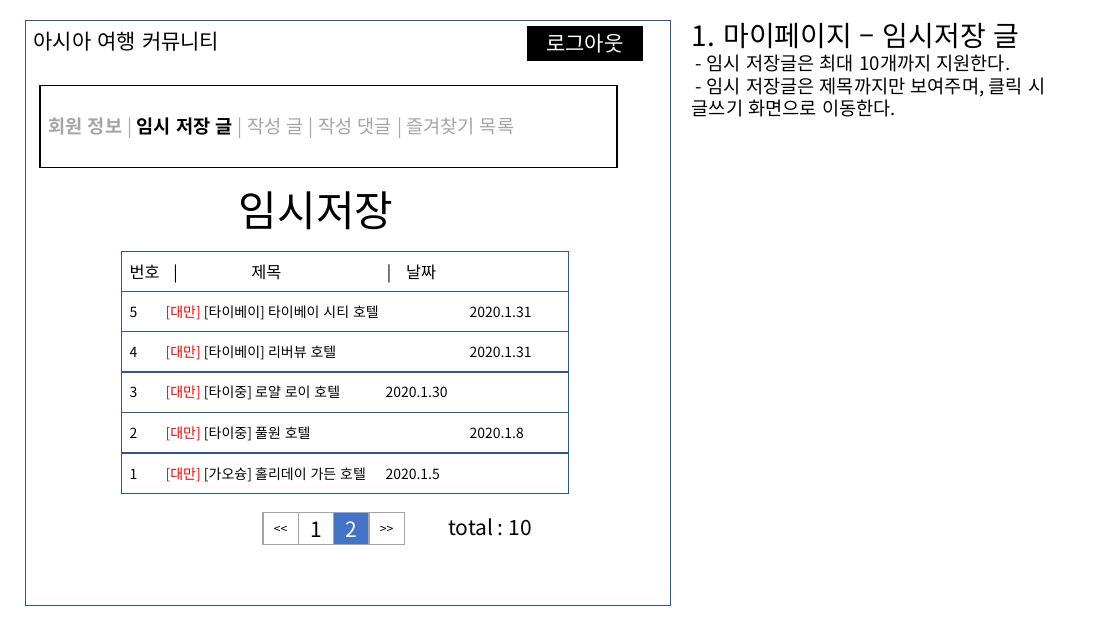
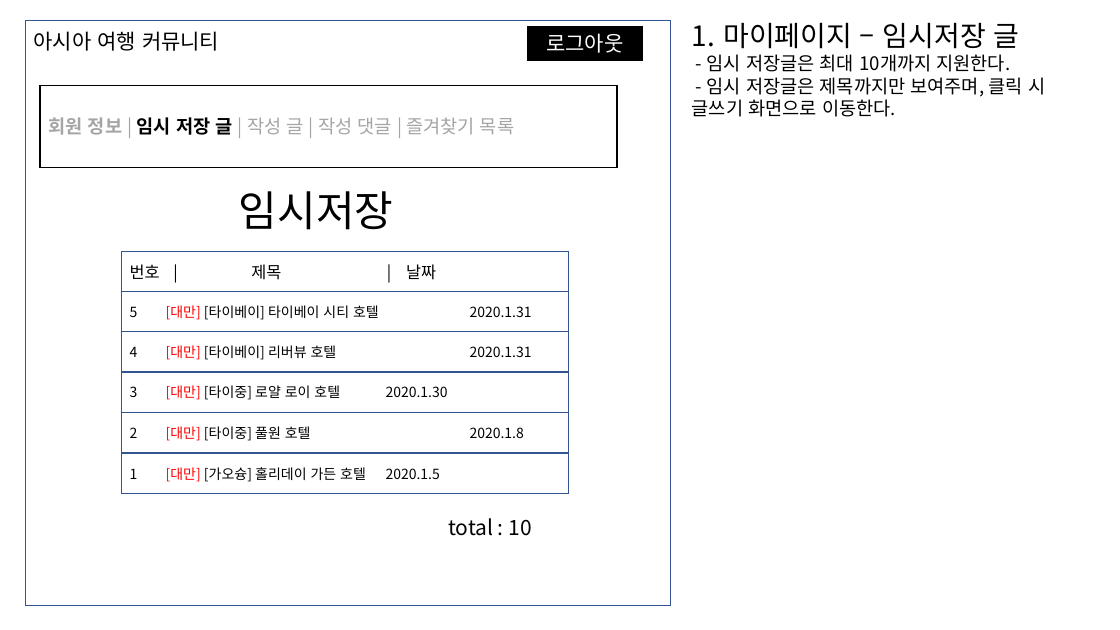
Before and after one commit to pjok1122/travel-community, a slide deck: slide 15 of 화면 기획서.pptx (slide 14 before the commit). Drawn at 1120x630 pixels with LibreOffice and Linux fonts; fonts in the diff are those of the drawing. Boxes give left, top, right and bottom in pixels: in the first picture for what was removed or moved away, otherwise in the second. Text is boxed around its words. In the diff, an @@ line names an element or a change of style, - is before the commit and + after.

```diff
--- a/화면 기획서.pptx
+++ b/화면 기획서.pptx
@@ rectangle removed at box(263, 513, 298, 544) @@
-<<
@@ rectangle removed at box(298, 513, 334, 544) @@
-1
@@ rectangle removed at box(334, 513, 370, 544) @@
-2
@@ rectangle removed at box(369, 513, 404, 544) @@
->>
```
Also in this commit, not shown: 3 other slides changed, 4 slides added, 10 other files.
